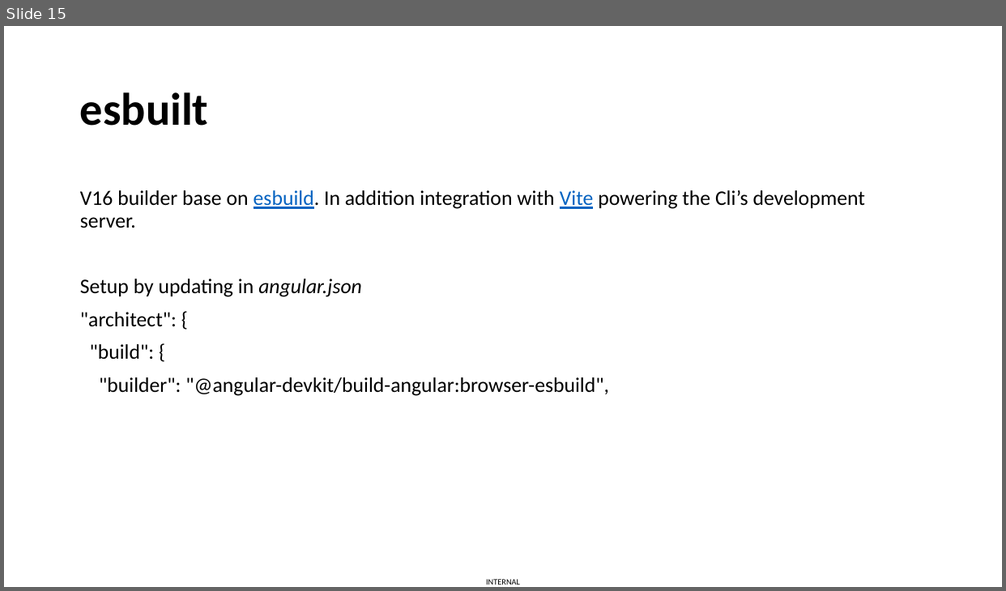
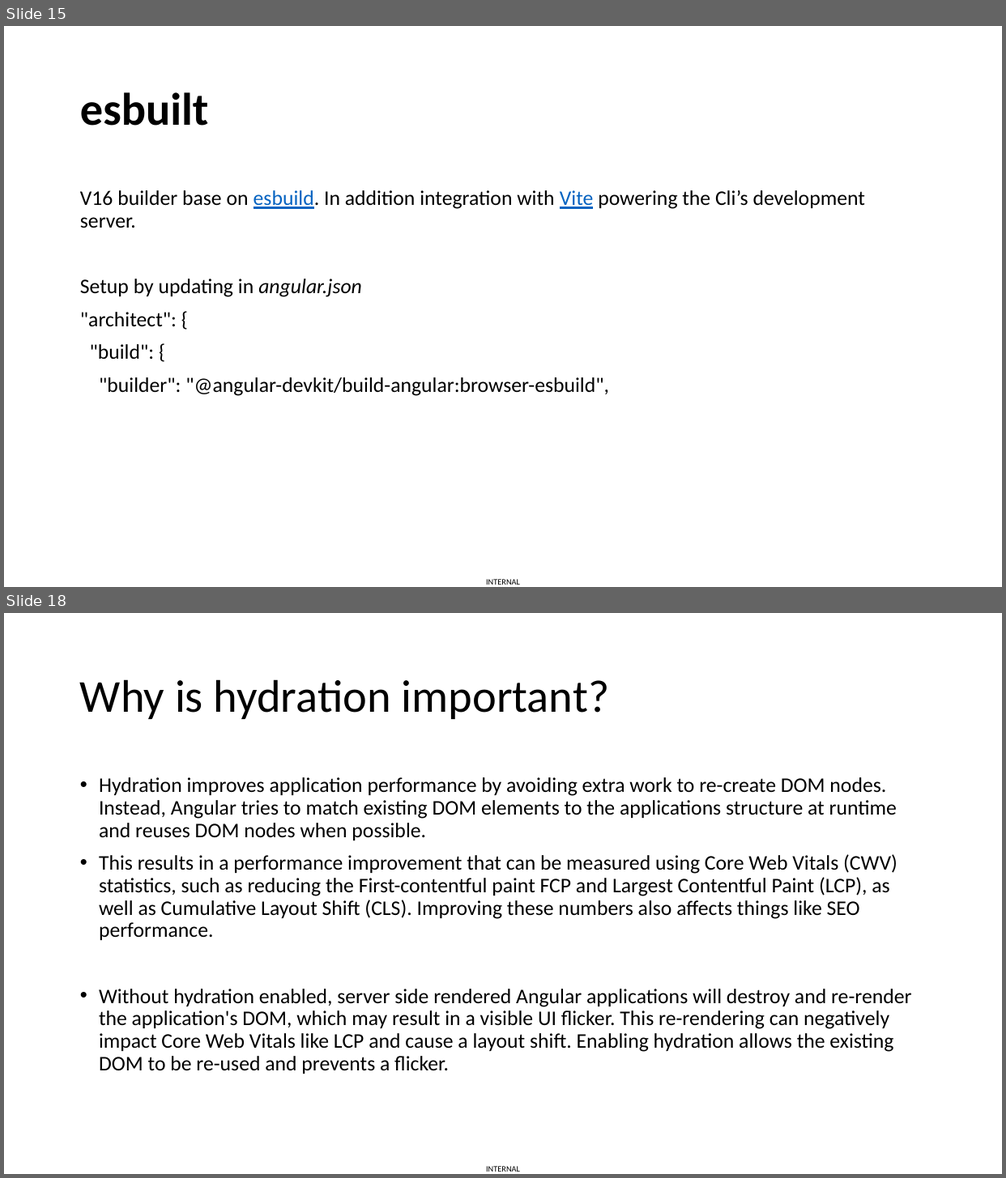
Before and after one commit to vuthaphai/ng-v16-new-features, a slide deck: Angular v16.pptx. Shown one above the other, each under a label of ours: slide 15 before the commit, slides 15 and 18 after it; the slides between them are not shown. The pictures are 1006x591 and 1006x1178 pixels, drawn with LibreOffice and Linux fonts; fonts in the diff are those of the drawing. Boxes give left, top, right and bottom in pixels: in the first picture for what was removed or moved away, otherwise in the second. Text is boxed around its words. In the diff, an @@ line names an element or a change of style, - is before the commit and + after.

Commit message:
finished: angular v16

```diff
--- a/Angular v16.pptx
+++ b/Angular v16.pptx
@@ slide 18 added at (x1=4, y1=613, x2=1002, y2=1174), background #FFFFFF; not listed: 1 template element that a slide beside it also shows @@
@@ title added at (x1=80, y1=679, x2=609, y2=719), 44 pt, text #000000 @@
+Why is hydration important?
@@ text added at (x1=99, y1=777, x2=911, y2=1074), 20 pt, text #000000 @@
+• Hydration improves application performance by avoiding extra work to re-create DOM nodes. Instead, Angular tries to match existing DOM elements to the applications structure at runtime and reuses DOM nodes when possible.
+• This results in a performance improvement that can be measured using Core Web Vitals (CWV) statistics, such as reducing the First-contentful paint FCP and Largest Contentful Paint (LCP), as well as Cumulative Layout Shift (CLS). Improving these numbers also affects things like SEO performance.
+• Without hydration enabled, server side rendered Angular applications will destroy and re-render the application's DOM, which may result in a visible UI flicker. This re-rendering can negatively impact Core Web Vitals like LCP and cause a layout shift. Enabling hydration allows the existing DOM to be re-used and prevents a flicker.
```
Also in this commit, not shown: 1 slide changed, 2 other slides added, 1 slide removed.
